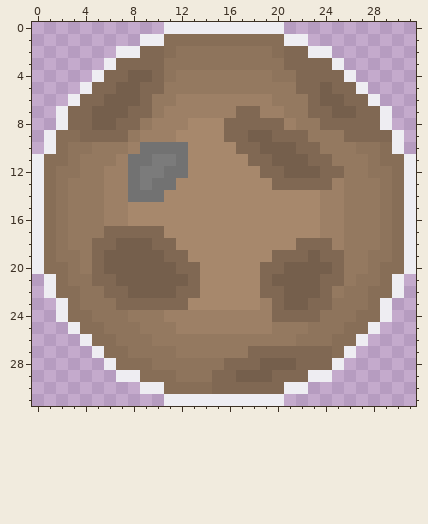
Pixel-art sprite -- Planets and Dungeons/Assets/Sprites/UI/Planets buttons/Anad-QH7_2.png. The picture above is the old version.
The file is 32x32 pixels.
After:
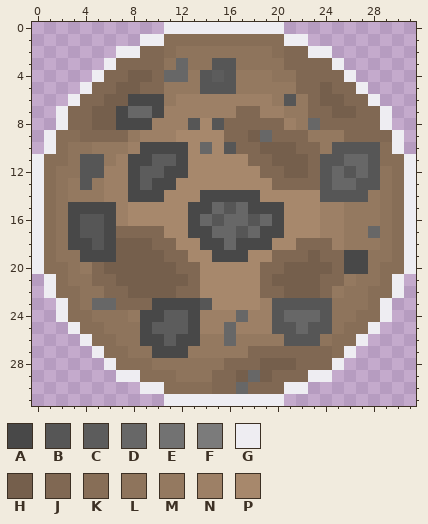
Palette (. is transparent): A #484848  B #565656  C #5c5c5c  D #676767  E #727272  F #7b7b7b  G #eeedf2  H #755f4c  J #806853  K #876e57  L #8e745c  M #947960  N #9d8066  P #a7886c
Commit: Weapon slot ant Anad-QH7 resprites
The edit:
y 3: x 12 L -> D; x 15..16 LL -> BB
y 4: x 11..12 LM -> DD; x 14..16 MMM -> BCB
y 5: x 14..16 MMM -> BBB
y 6: x 8..10 HJM -> AAA; x 21 M -> B
y 7: x 7..10 HJJM -> ADDA
y 8: x 7..9 JJM -> AAA; x 13 P -> B; x 15 P -> B; x 23 M -> D
y 9: x 19 H -> D
y 10: x 9..12 EEEE -> AAAA; x 14 P -> D; x 16 P -> B; x 25..28 MMLL -> BBBB
y 11: x 4..5 MM -> BB; x 8..12 EEFFE -> AACCA; x 24..28 JMMML -> BBDDB
y 12: x 4..5 MM -> BB; x 8..12 EFFEE -> ACCAA; x 23..28 HJJMML -> JBDBDB
y 13: x 4 M -> B; x 8..11 EFEE -> ACAA; x 24..28 JNMMM -> BDDBB
y 14: x 8..10 EEE -> AAA; x 14..18 PPPPP -> AAAAA; x 24..27 NNMM -> BBBB
y 15: x 3..6 MMMN -> AAAA; x 13..20 PPPPPPPP -> AADBDAAA
y 16: x 3..6 MMMN -> ABBA; x 13..20 PPPPPPPP -> ADBDDBDA
y 17: x 3..6 MMMJ -> ABBA; x 13..20 PPPPPPPP -> AADDBDAA; x 28 M -> D
y 18: x 3..6 MMJJ -> AABA; x 14..19 PPPPPP -> AADAAA
y 19: x 4..6 MJH -> AAA; x 15..17 PPP -> AAA; x 26..27 MM -> AA
y 20: x 26..27 MM -> AA
y 23: x 5..6 LL -> DD; x 10..14 JJJPP -> AAAAB; x 20..24 JHHJJ -> BBBBB
y 24: x 9..13 MMNNN -> AACCA; x 17 N -> D; x 20..24 JJJJL -> BDDDB
y 25: x 9..13 MMMNN -> ACCCA; x 16 N -> D; x 20..24 MMMLL -> BBDBB
y 26: x 9..13 LMMMM -> AACAA; x 16 M -> D; x 21..23 MLL -> BBB
y 27: x 10..12 LLM -> AAA
y 29: x 18 H -> D
y 30: x 17 J -> D
Pixel boxes of the changes (left, top, right, bottom) in both pictures:
changed: (68, 58, 380, 394)
